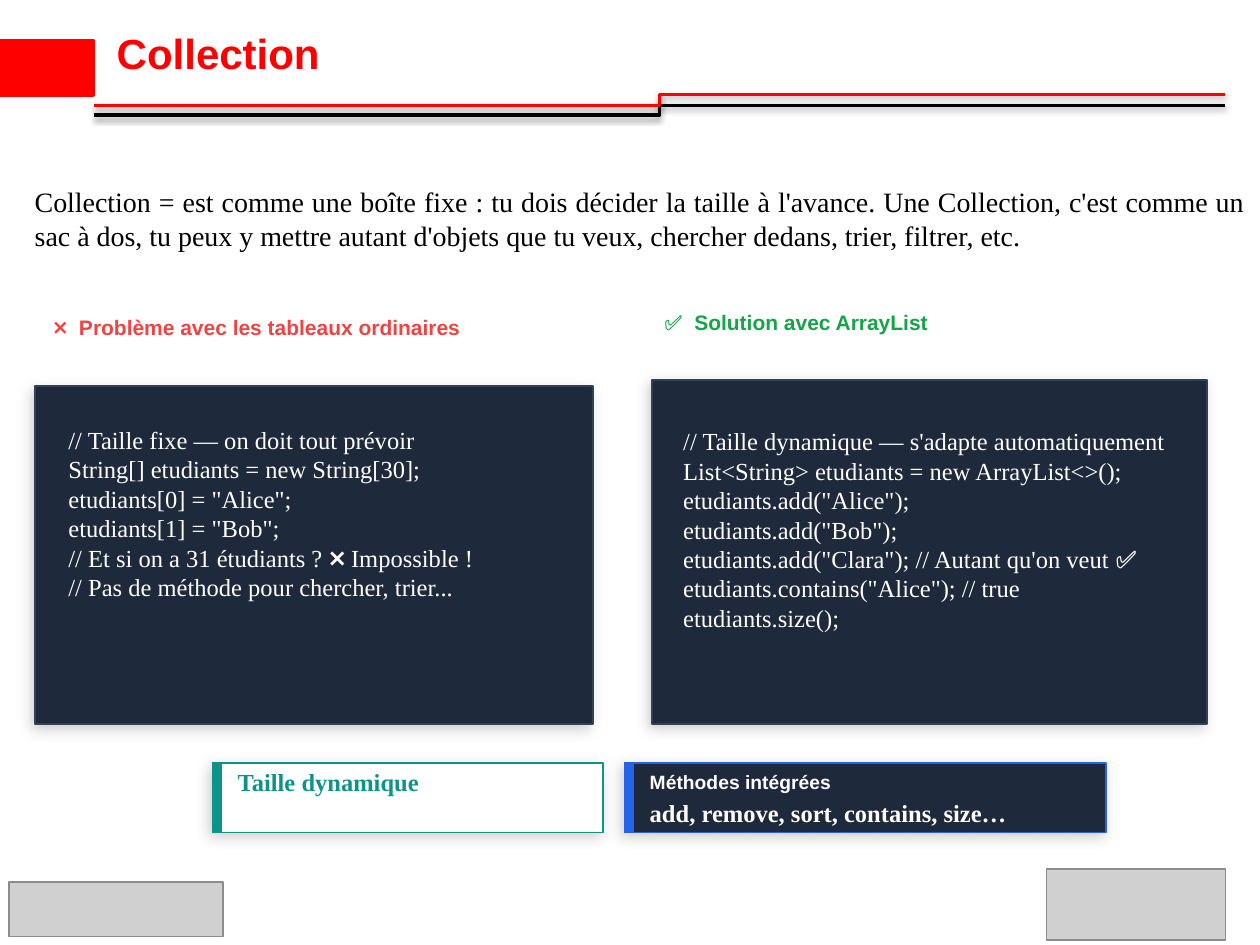
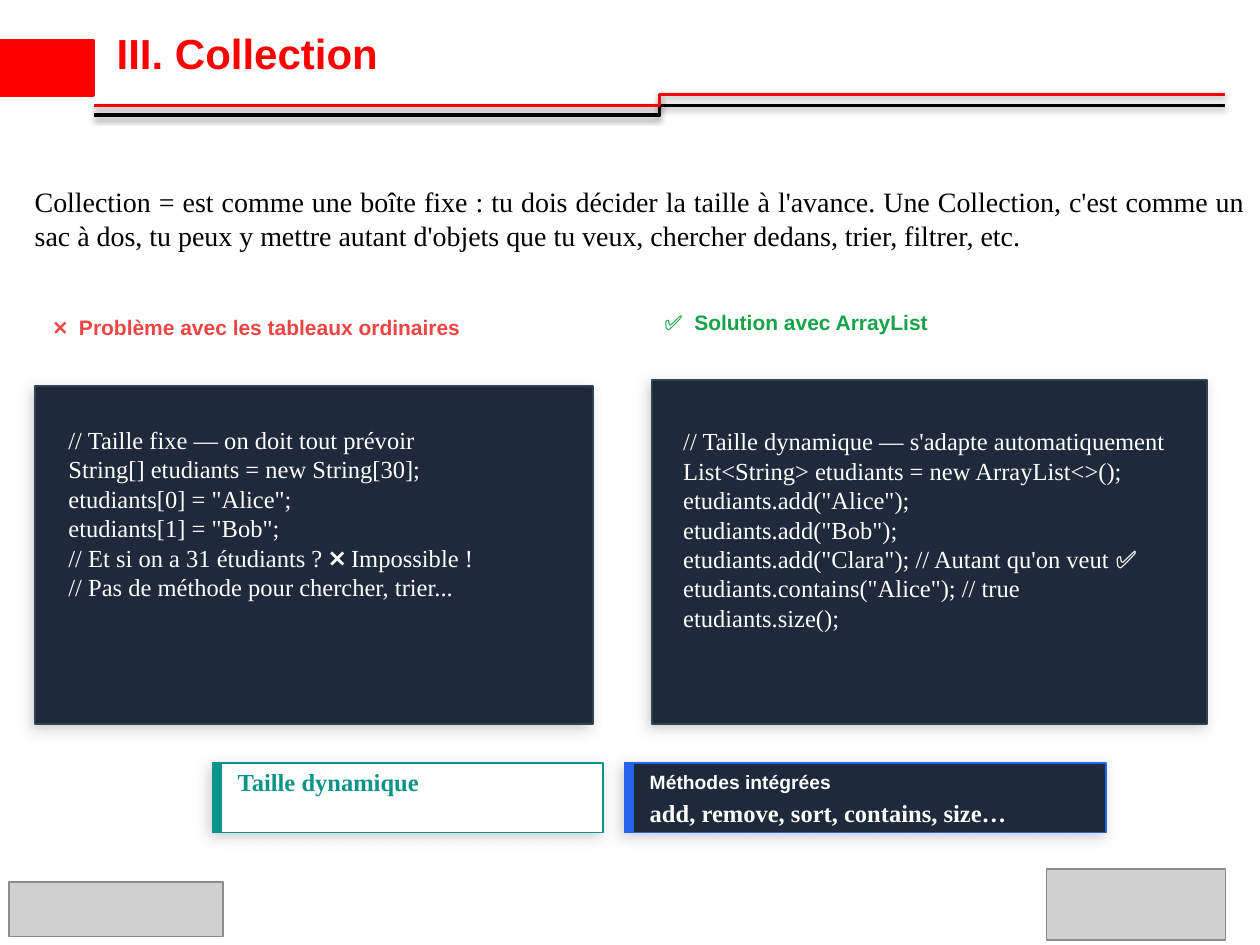
Before and after one commit to ibrahimsava/Osis-training-in-java, a slide deck: slide 9 of osis_presentation_Ibrahim_SAVADOGO_S3.pptx. Drawn at 1260x945 pixels with LibreOffice and Linux fonts; fonts in the diff are those of the drawing; grey boxes stand for pictures; background and template pictures are left out. Boxes give left, top, right and bottom in pixels: in the first picture for what was removed or moved away, otherwise in the second. Text is boxed around its words. In the diff, an @@ line names an element or a change of style, - is before the commit and + after.

```diff
--- a/osis_presentation_Ibrahim_SAVADOGO_S3.pptx
+++ b/osis_presentation_Ibrahim_SAVADOGO_S3.pptx
@@ title at (x1=117, y1=38, x2=378, y2=70): text changed @@
-Collection
+III. Collection
```
Also in this commit, not shown: 9 other slides changed, 10 slides added, 9 slides removed, 2 other files.
